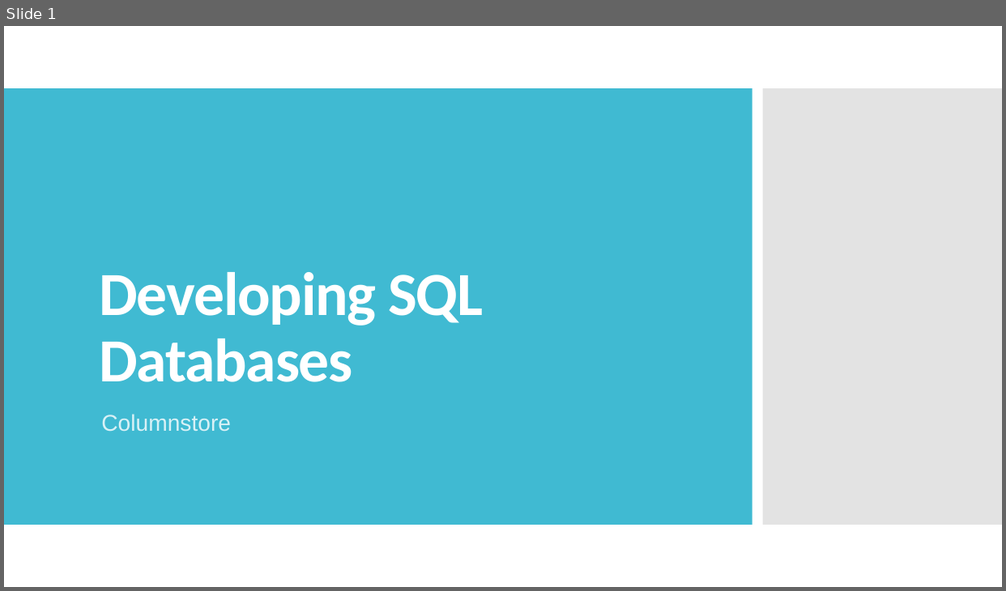
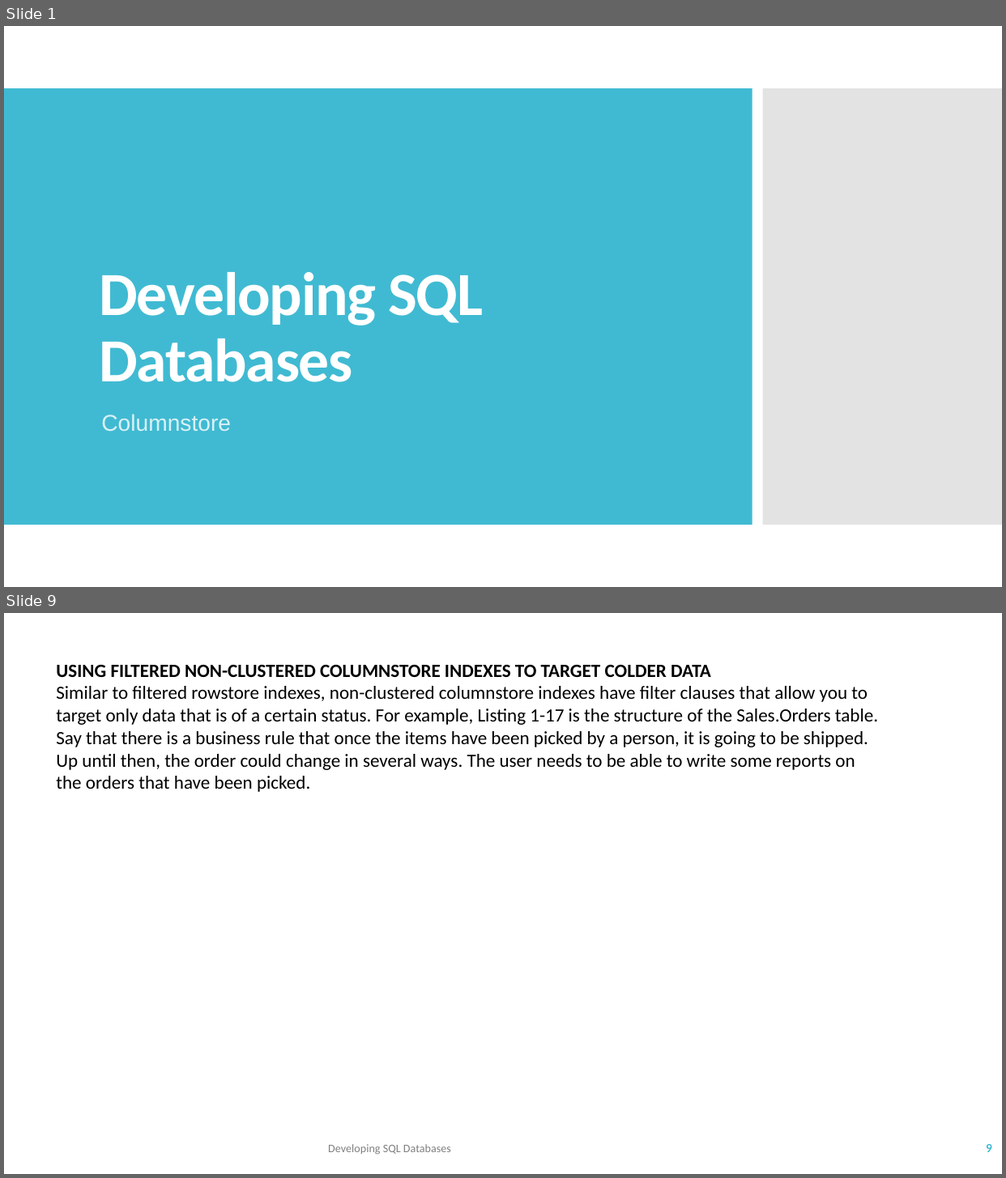
Before and after one commit to TKostyrka/70762DevSQLDB, a slide deck: DEVSQL_05_ColumnStoreIndex/DEVSQL_05_Columnstore.pptx. Shown one above the other, each under a label of ours: slide 1 before the commit, slides 1 and 9 after it; the slides between them are not shown. The pictures are 1006x591 and 1006x1178 pixels, drawn with LibreOffice and Linux fonts; fonts in the diff are those of the drawing. Boxes give left, top, right and bottom in pixels: in the first picture for what was removed or moved away, otherwise in the second. Text is boxed around its words. In the diff, an @@ line names an element or a change of style, - is before the commit and + after.

```diff
--- a/DEVSQL_05_ColumnStoreIndex/DEVSQL_05_Columnstore.pptx
+++ b/DEVSQL_05_ColumnStoreIndex/DEVSQL_05_Columnstore.pptx
@@ slide 9 added at box(4, 613, 1002, 1174), background #FFFFFF @@
@@ text added at box(56, 665, 878, 792), 18 pt, text #000000 @@
+USING FILTERED NON-CLUSTERED COLUMNSTORE INDEXES TO TARGET COLDER DATA
+Similar to filtered rowstore indexes, non-clustered columnstore indexes have filter clauses that allow you to target only data that is of a certain status. For example, Listing 1-17 is the structure of the Sales.Orders table. Say that there is a business rule that once the items have been picked by a person, it is going to be shipped. Up until then, the order could change in several ways. The user needs to be able to write some reports on the orders that have been picked.
@@ text added at box(328, 1144, 451, 1155), 11 pt, text #808080 @@
+Developing SQL Databases
@@ page number added at box(986, 1144, 992, 1152), 12 pt, text #40BAD2, bold @@
+9
```
Also in this commit, not shown: 1 slide changed, 7 other slides added, 2 other files.
